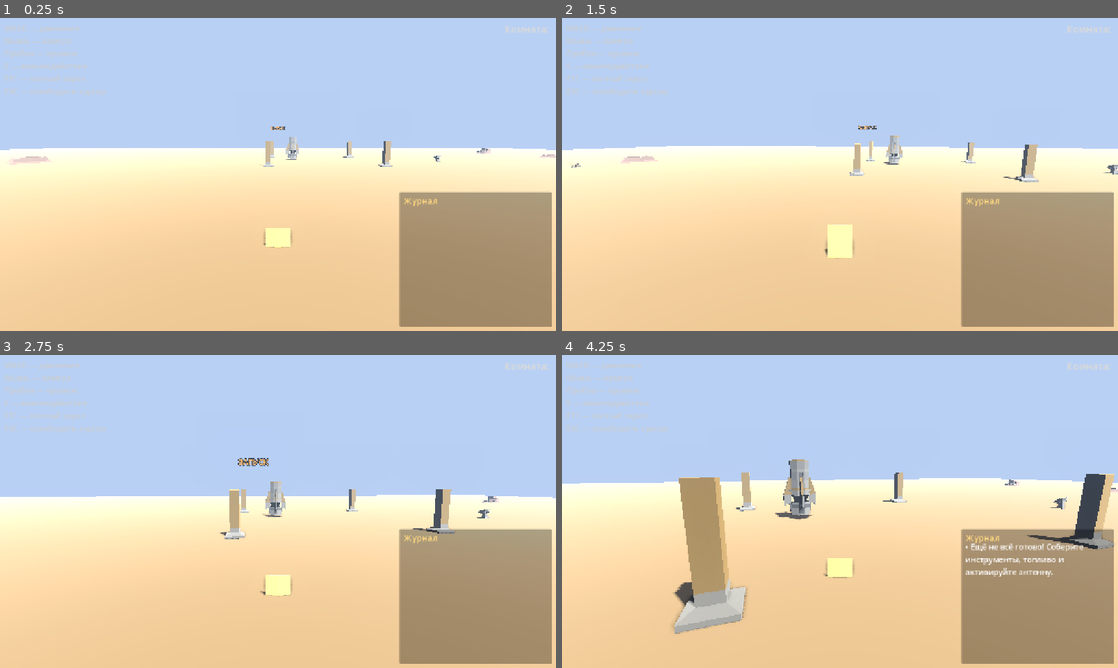
Above: before the commit, frames 1-4 (two rows, left to right).
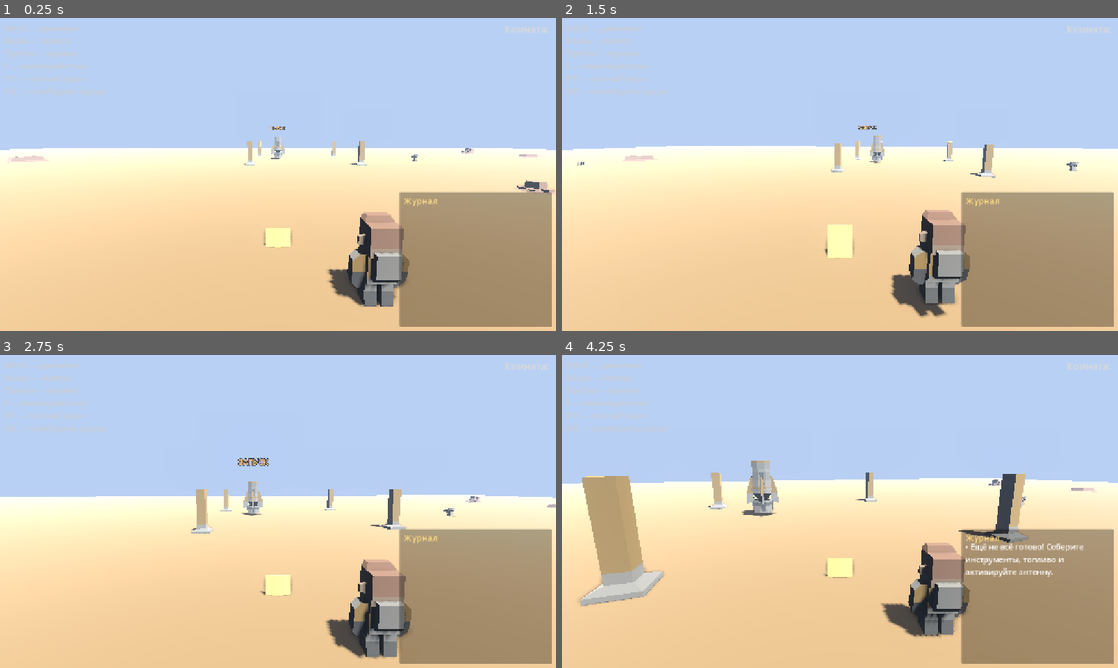
Above: after the commit, the same moments.

Repository: mstislav0/game
Game: Godot game, scene res://scenes/game_world.tscn
Two runs of this game, one before a commit and one after it. Both use one fixed random seed, a clock stepped at 60 frames per second and the inputs below. This scene is started directly instead of the project's main scene.
Inputs (mouse positions are in pixels of both pictures, inside the frame that each line leads up to):
- Up to frame 1 (0.25 s): no input
- Up to frame 2 (1.5 s): tap Enter at 0.5 s; move the mouse to (867, 174) at 0.52 s; hold W (move_forward) from 0.53 s (still down); tap E (interact) at 0.6, 1.35 s; tap Space (jump) at 0.77 s; move the mouse to (812, 174) at 1.27 s
- Up to frame 3 (2.75 s): keep holding W (move_forward); tap Space (jump) at 1.52 s; move the mouse to (289, 505) at 2.02 s; tap E (interact) at 2.1 s
- Up to frame 4 (4.25 s): keep holding W (move_forward); move the mouse to (834, 517) at 2.77 s; tap E (interact) at 2.85, 3.6 s; tap Space (jump) at 3.02, 3.77 s; move the mouse to (878, 514) at 3.52 s

The runs differ from the first frame. In frame 1, 4.0% of the frame differs, in the area x 1-100%, y 38-93%; in frame 2, 4.6%; in frame 3, 5.5%; in frame 4, 15%, in the area x 3-100%, y 33-90%.

Commit message:
Auto-center Kenney models on parent origin (Util autoload)
Kenney Space Kit models have their mesh authored with an XZ offset
from the GLB's own origin — so lights, collision shapes, and parent
positions all ended up visually 'right of' the models. Util.center_model_xz
walks the visible AABB after one frame and shifts the model so its
horizontal center coincides with origin. Applied to player, NPC,
collectible, fuel barrel, antenna, and all static scenery in
game_world.

Diff:
--- a/godot_project/project.godot
+++ b/godot_project/project.godot
@@ -24,6 +24,7 @@
 
 NetworkManager="*res://scripts/network_manager.gd"
 QuestManager="*res://scripts/quest_manager.gd"
+Util="*res://scripts/util.gd"
 
 [display]
 
--- a/godot_project/scripts/antenna.gd
+++ b/godot_project/scripts/antenna.gd
@@ -11,6 +11,9 @@
 	QuestManager.ensure_quest(QUEST_ID, "Активировать антенну связи", 1)
 	if NetworkManager.initial_collected.has("%s:%s" % [QUEST_ID, ITEM_ID]):
 		_mark_done()
+	var model := get_node_or_null("Model")
+	if model:
+		Util.center_model_xz(model)
 
 func _on_interacted(_player: Node) -> void:
 	NetworkManager.send_collect_item(QUEST_ID, ITEM_ID)
--- a/godot_project/scripts/collectible.gd
+++ b/godot_project/scripts/collectible.gd
@@ -13,6 +13,10 @@
 	var key = "%s:%s" % [quest_id, item_id]
 	if NetworkManager.initial_collected.has(key):
 		queue_free()
+		return
+	var model := get_node_or_null("Model")
+	if model:
+		Util.center_model_xz(model)
 
 func _on_interacted(_player: Node) -> void:
 	# Просим сервер. Реальное удаление произойдёт в _on_item_collected
--- a/godot_project/scripts/game_world.gd
+++ b/godot_project/scripts/game_world.gd
@@ -26,6 +26,19 @@
 	# Спауним всех остальных игроков комнаты, известных на этот момент
 	for pid in NetworkManager.room_players.keys():
 		_on_player_joined(pid, NetworkManager.room_players[pid])
+
+	# Центрируем все статичные Kenney-инстансы по XZ относительно их origin
+	for name_ in [
+		"Rocket", "HangarLarge", "HangarSmall", "HangarSmall2",
+		"Generator", "Speeder", "Cargo",
+		"Crater1", "Crater2",
+		"RockA1", "RockA2", "RockB1", "RockB2",
+		"SmallRock1", "SmallRock2", "SmallRock3",
+		"GantryA", "GantryB", "GantryC", "GantryD",
+	]:
+		var n = get_node_or_null(name_)
+		if n:
+			Util.center_model_xz(n)
 
 func _play_launch_animation() -> void:
 	# Запрашиваем у HUD кат-сцену (отсчёт + fade)
--- a/godot_project/scripts/npc.gd
+++ b/godot_project/scripts/npc.gd
@@ -18,6 +18,9 @@
 	var label = get_node_or_null("NameLabel")
 	if label:
 		label.text = npc_name
+	var astro := get_node_or_null("Astronaut")
+	if astro:
+		Util.center_model_xz(astro)
 
 func _on_interacted(_player: Node) -> void:
 	var line: String
--- a/godot_project/scripts/player.gd
+++ b/godot_project/scripts/player.gd
@@ -34,6 +34,9 @@
 		if camera:
 			camera.current = false
 	_create_name_label()
+	var astro := get_node_or_null("Astronaut")
+	if astro:
+		Util.center_model_xz(astro)
 
 func _unhandled_input(event: InputEvent) -> void:
 	if not is_local:
--- /dev/null
+++ b/godot_project/scripts/util.gd
@@ -0,0 +1,39 @@
+extends Node
+
+# Утилиты, доступные как Util.foo(...) из любого места.
+
+# Сдвигает узел (обычно — GLB-инстанс из Kenney) так, чтобы XZ-центр его
+# видимой геометрии совпал с origin родителя. Y не трогаем, чтобы модель
+# не уходила под землю / в воздух.
+func center_model_xz(target: Node3D) -> void:
+	# Дожидаемся, пока дети встанут на свои места в дереве
+	await target.get_tree().process_frame
+
+	var aabb := AABB()
+	var first := true
+	var visuals := _find_visual_instances(target)
+	for vi in visuals:
+		var local_aabb: AABB = vi.get_aabb()
+		# Переводим AABB из локальных координат vi в координаты target
+		var rel: Transform3D = target.global_transform.affine_inverse() * vi.global_transform
+		local_aabb = rel * local_aabb
+		if first:
+			aabb = local_aabb
+			first = false
+		else:
+			aabb = aabb.merge(local_aabb)
+
+	if first:
+		return  # ничего не нашли
+
+	var center := aabb.position + aabb.size * 0.5
+	# Сдвигаем target, чтобы центр меша оказался в (0, _, 0) родителя
+	target.position -= Vector3(center.x, 0, center.z)
+
+func _find_visual_instances(node: Node) -> Array:
+	var result: Array = []
+	if node is VisualInstance3D:
+		result.append(node)
+	for child in node.get_children():
+		result.append_array(_find_visual_instances(child))
+	return result
